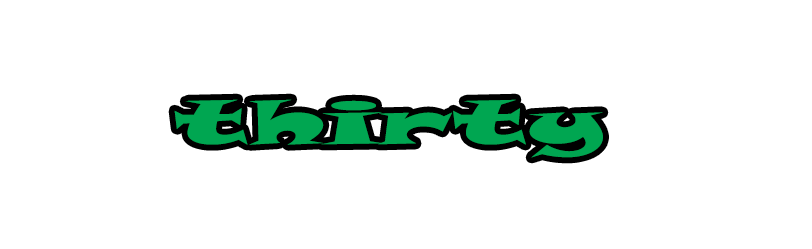
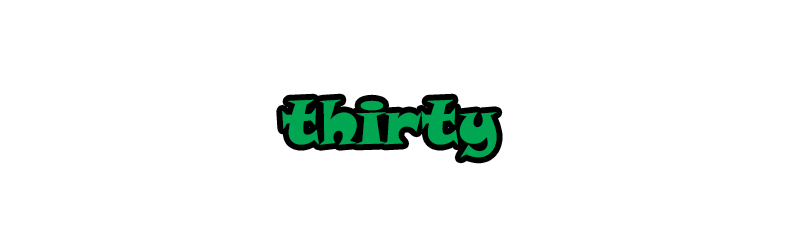
Layers edited between the first and the second w=812, h=249 image:
painted on "thirty" over [174, 99, 603, 158]
